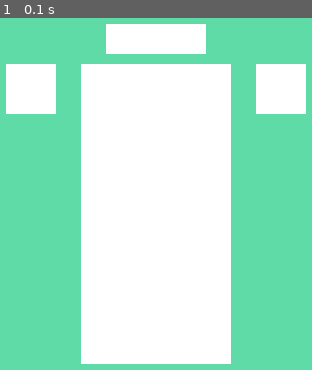
Above: before the commit, frame 1.
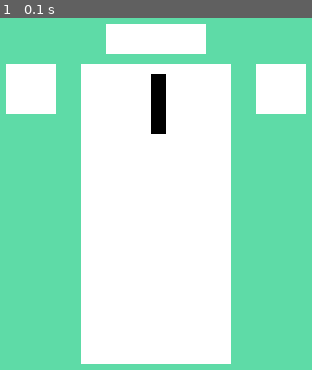
Above: after the commit, the same moment.

Repository: SamiFatmi/Tetris-AI
Game: pygame game, started from tetris_pygame.py
Same seed, same stepped clock (60 frames per second), same inputs: the game is played once before the commit and once after it.
Inputs:
- Up to frame 1 (0.1 s): no input

The runs differ from the first frame. In frame 1, 0.8% of the frame differs, in the area x 48-54%, y 15-33%.

Commit message:
testing drawing 1 element

Diff:
--- a/tetris_pygame.py
+++ b/tetris_pygame.py
@@ -1,8 +1,10 @@
 import pygame, sys
+
 
 # settings
 main_window_width = 400
 main_window_height = 400
+square_size = int(main_window_width * 0.0375)
 
 #colors:
 background_color = (94,219,167)
@@ -14,6 +16,10 @@
 
 #main window
 window = pygame.display.set_mode((main_window_width,main_window_height))
+
+#test element
+from classes import ELEMENT # placed after window to avoid the circular import error
+element = ELEMENT()
 
 # spaceholders
 play_space=pygame.Rect(int(main_window_width*0.625/2),int(main_window_height*0.25/2),int(main_window_width * 0.375),int(main_window_width*0.75))
@@ -46,6 +52,9 @@
     pygame.draw.rect(window,score_background_color,score_space)
     pygame.draw.rect(window,next_piece_space_color,next_piece_space)
 
+    # drawing the element
+    element.draw_element()
+
     # update & update frequency
     pygame.display.update()
     clock.tick(30)
